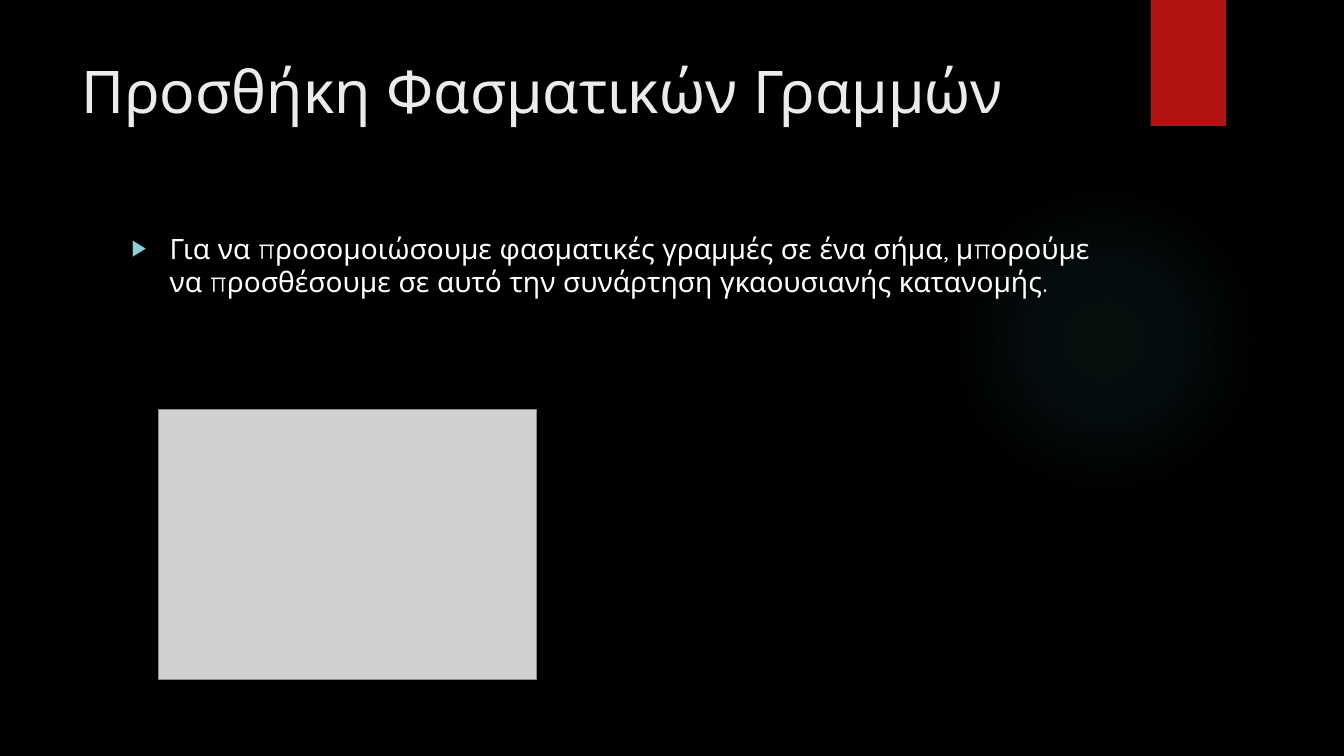
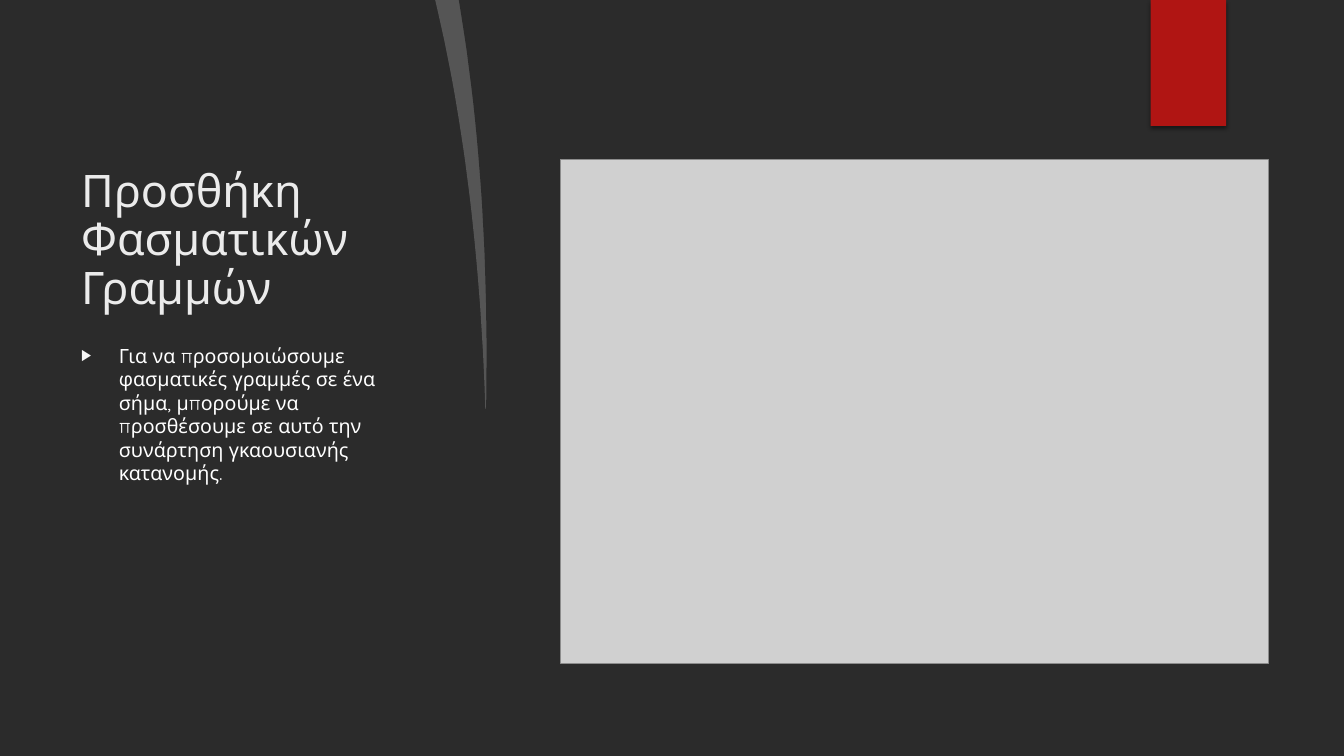
Before and after one commit to iliodis/ASTRO-BEAM, a slide deck: slide 6 of Task1-BlackbodyRadiationFitting/-.pptx. Drawn at 1344x756 pixels with LibreOffice and Linux fonts; fonts in the diff are those of the drawing; grey boxes stand for pictures; background and template pictures are left out; a plain dark background stands for a picture behind light text. Boxes give left, top, right and bottom in pixels: in the first picture for what was removed or moved away, otherwise in the second. Text is boxed around its words. In the diff, an @@ line names an element or a change of style, - is before the commit and + after.

```diff
--- a/Task1-BlackbodyRadiationFitting/-.pptx
+++ b/Task1-BlackbodyRadiationFitting/-.pptx
@@ freeform shape added at [436, 0, 497, 409], fill #FFFFFF at 20% opacity @@
@@ freeform shape added at [459, 0, 1344, 756], fill #FFFFFF @@
@@ rectangle removed at [1150, 0, 1226, 126] @@
@@ rectangle added at [1150, 0, 1226, 126], fill #B01513 @@
@@ title "Προσθήκη Φασματικών Γραμμών": place and size @@
-title "Προσθήκη Φασματικών Γραμμών" at [81, 65, 1003, 127]
+title "Προσθήκη Φασματικών Γραμμών" at [81, 171, 348, 315]
@@ title "Προσθήκη Φασματικών Γραμμών" at [81, 171, 348, 315]: size 42 to 32 pt; line spacing 1 to 0.9; vertical alignment top to bottom @@
@@ picture: place and size @@
-picture at [158, 410, 536, 681]
+picture at [561, 159, 1268, 663]
@@ ellipse removed at [949, 185, 1259, 495] @@
@@ text "Για να προσομοιώσουμε φασματικές γραμμές ...": place and size @@
-text "Για να προσομοιώσουμε φασματικές γραμμές ..." at [170, 236, 1042, 299]
+text "Για να προσομοιώσουμε φασματικές γραμμές ..." at [119, 349, 375, 485]
@@ text "Για να προσομοιώσουμε φασματικές γραμμές ..." at [119, 349, 375, 485]: size 20 to 14 pt; bullet colour #8AD0D6 to #F7F7F7 @@
```
Also in this commit, not shown: 4 other slides changed, 10 slides added, 2 slides removed, 1 other file.
